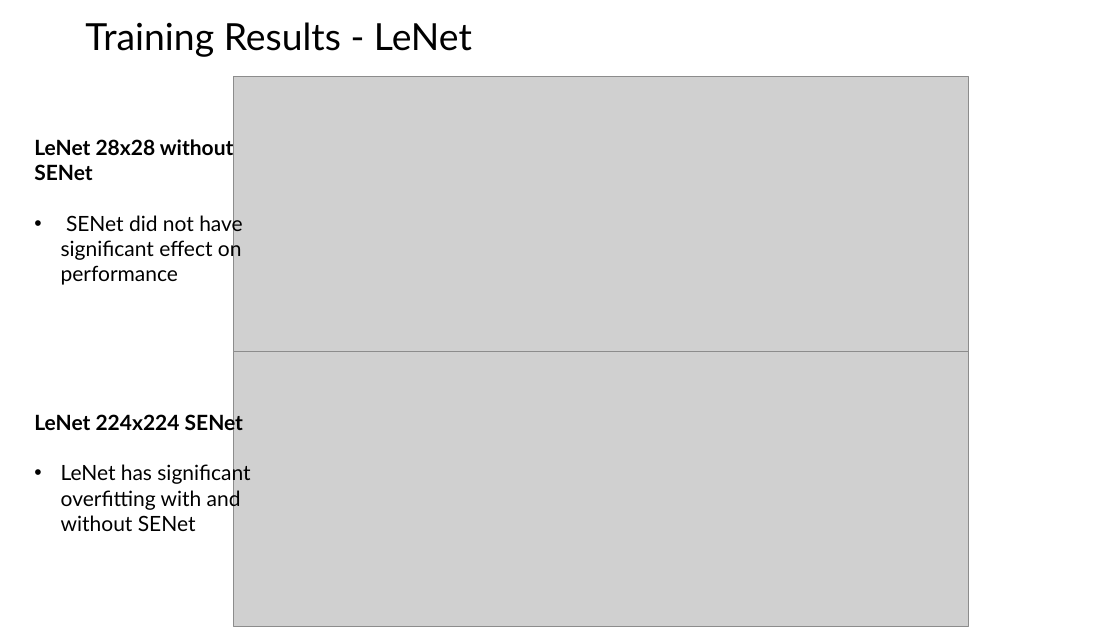
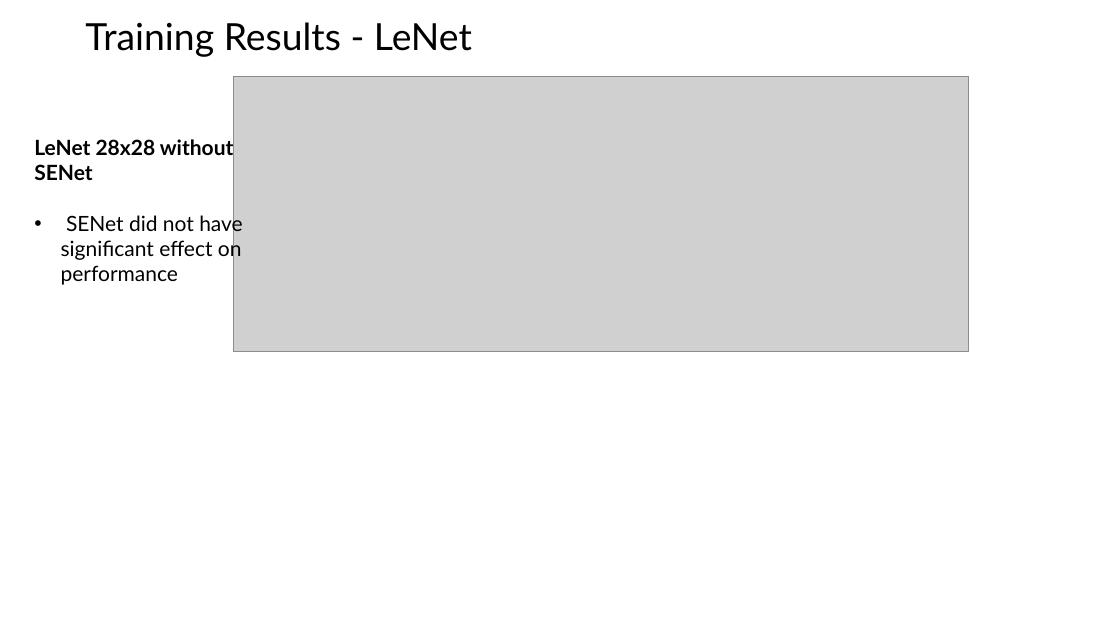
Before and after one commit to DsMouChao/DSCPproject, a slide deck: slide 8 of presentation.pptx. Drawn at 1120x630 pixels with LibreOffice and Linux fonts; fonts in the diff are those of the drawing; grey boxes stand for pictures. Boxes give left, top, right and bottom in pixels: in the first picture for what was removed or moved away, otherwise in the second. Text is boxed around its words. In the diff, an @@ line names an element or a change of style, - is before the commit and + after.

```diff
--- a/presentation.pptx
+++ b/presentation.pptx
@@ picture removed at [234, 320, 969, 627] @@
@@ text removed at [34, 412, 250, 531] @@
-LeNet 224x224 SENet
-• LeNet has significant overfitting with and without SENet
```
Also in this commit, not shown: 3 other slides changed, 5 slides added, 3 slides removed.
